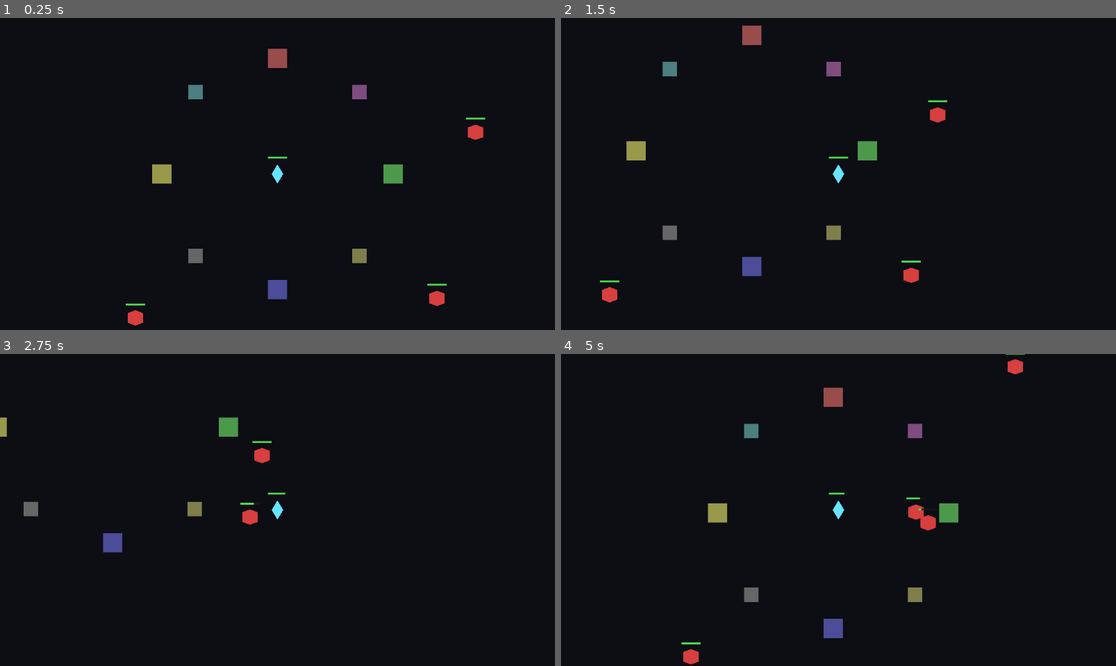
Above: before the commit, frames 1-4 (two rows, left to right).
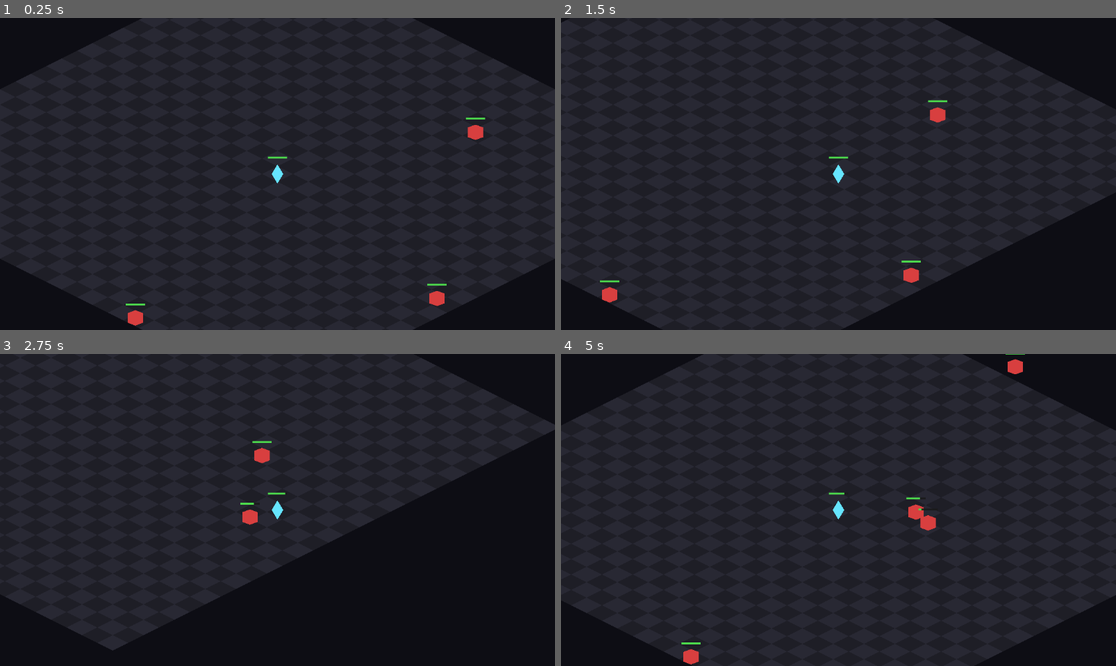
Above: after the commit, the same moments.

Repository: Rathe001/neurokore-requiem
Game: Godot game, scene res://scenes/world.tscn
Two runs of this game, one before a commit and one after it. Both use one fixed random seed, a clock stepped at 60 frames per second and the inputs below.
Inputs (mouse positions are in pixels of both pictures, inside the frame that each line leads up to):
- Up to frame 1 (0.25 s): no input
- Up to frame 2 (1.5 s): tap Enter at 0.5 s; move the mouse to (960, 158) at 0.52 s; hold D (move_right) 0.53-1.28 s; hold Right mouse button (attack_aoe) 0.53-1.28 s; click (960, 158) at 0.67 s; move the mouse to (727, 189) at 1.27 s; hold S (move_down) from 1.28 s (still down); click (727, 189) at 1.35 s
- Up to frame 3 (2.75 s): move the mouse to (333, 441) at 2.02 s; release S (move_down) at 2.03 s; hold D (move_right) from 2.03 s (still down); hold Right mouse button (attack_aoe) from 2.03 s (still down)
- Up to frame 4 (5 s): move the mouse to (810, 572) at 2.77 s; release D (move_right) at 2.78 s; release Right mouse button (attack_aoe) at 2.78 s; hold W (move_up) 2.78-3.53 s; click (810, 572) at 2.85 s; move the mouse to (1005, 556) at 3.52 s; hold Right mouse button (attack_aoe) 3.53-4.28 s; hold A (move_left) from 3.53 s (still down); move the mouse to (672, 463) at 4.27 s; click (672, 463) at 4.35 s

The runs differ from the first frame. In frame 1, 44% of the frame differs, in the area x 0-100%, y 0-100%; in frame 2, 41%; in frame 3, 31%; in frame 4, 44%.

Commit message:
Add isometric grid foundation with procedural ground
Introduces IsoGrid for grid<->world coordinate math and a GroundGrid
node that renders a diamond checkerboard as a stand-in for a real
TileMapLayer. Replaces the debug landmarks.

Co-Authored-By: Claude Opus 4.7 <noreply@anthropic.com>

Diff:
--- a/game/scenes/world.tscn
+++ b/game/scenes/world.tscn
@@ -1,56 +1,18 @@
-[gd_scene load_steps=6 format=3]
+[gd_scene load_steps=7 format=3]
 
 [ext_resource type="Script" path="res://scripts/player.gd" id="1_player_script"]
 [ext_resource type="PackedScene" path="res://scenes/health_bar.tscn" id="2_health_bar"]
 [ext_resource type="Script" path="res://scripts/enemy_spawner.gd" id="3_spawner_script"]
 [ext_resource type="PackedScene" path="res://scenes/enemy.tscn" id="4_enemy_scene"]
+[ext_resource type="Script" path="res://scripts/ground_grid.gd" id="5_ground_script"]
 
 [sub_resource type="CircleShape2D" id="CircleShape2D_player"]
 radius = 16.0
 
 [node name="World" type="Node2D"]
 
-[node name="Landmarks" type="Node2D" parent="."]
-
-[node name="LandmarkN" type="Polygon2D" parent="Landmarks"]
-position = Vector2(0, -240)
-color = Color(0.6, 0.3, 0.3, 1)
-polygon = PackedVector2Array(-20, -20, 20, -20, 20, 20, -20, 20)
-
-[node name="LandmarkE" type="Polygon2D" parent="Landmarks"]
-position = Vector2(240, 0)
-color = Color(0.3, 0.6, 0.3, 1)
-polygon = PackedVector2Array(-20, -20, 20, -20, 20, 20, -20, 20)
-
-[node name="LandmarkS" type="Polygon2D" parent="Landmarks"]
-position = Vector2(0, 240)
-color = Color(0.3, 0.3, 0.6, 1)
-polygon = PackedVector2Array(-20, -20, 20, -20, 20, 20, -20, 20)
-
-[node name="LandmarkW" type="Polygon2D" parent="Landmarks"]
-position = Vector2(-240, 0)
-color = Color(0.6, 0.6, 0.3, 1)
-polygon = PackedVector2Array(-20, -20, 20, -20, 20, 20, -20, 20)
-
-[node name="LandmarkNE" type="Polygon2D" parent="Landmarks"]
-position = Vector2(170, -170)
-color = Color(0.5, 0.3, 0.5, 1)
-polygon = PackedVector2Array(-15, -15, 15, -15, 15, 15, -15, 15)
-
-[node name="LandmarkNW" type="Polygon2D" parent="Landmarks"]
-position = Vector2(-170, -170)
-color = Color(0.3, 0.5, 0.5, 1)
-polygon = PackedVector2Array(-15, -15, 15, -15, 15, 15, -15, 15)
-
-[node name="LandmarkSE" type="Polygon2D" parent="Landmarks"]
-position = Vector2(170, 170)
-color = Color(0.5, 0.5, 0.3, 1)
-polygon = PackedVector2Array(-15, -15, 15, -15, 15, 15, -15, 15)
-
-[node name="LandmarkSW" type="Polygon2D" parent="Landmarks"]
-position = Vector2(-170, 170)
-color = Color(0.4, 0.4, 0.4, 1)
-polygon = PackedVector2Array(-15, -15, 15, -15, 15, 15, -15, 15)
+[node name="Ground" type="Node2D" parent="."]
+script = ExtResource("5_ground_script")
 
 [node name="EnemySpawner" type="Node2D" parent="."]
 script = ExtResource("3_spawner_script")
--- /dev/null
+++ b/game/scripts/ground_grid.gd
@@ -0,0 +1,28 @@
+extends Node2D
+class_name GroundGrid
+
+# Procedural iso ground built from flat diamond polygons. Stand-in for
+# a real TileMapLayer until we have Aseprite tiles to import.
+# Checkerboard tint makes tile boundaries visible for debugging motion.
+
+@export var radius: int = 14
+@export var tint_a: Color = Color(0.16, 0.16, 0.20, 1)
+@export var tint_b: Color = Color(0.12, 0.12, 0.15, 1)
+
+func _ready() -> void:
+	_build()
+
+func _build() -> void:
+	var diamond := PackedVector2Array([
+		Vector2(0, -IsoGrid.HALF_HEIGHT),
+		Vector2(IsoGrid.HALF_WIDTH, 0),
+		Vector2(0, IsoGrid.HALF_HEIGHT),
+		Vector2(-IsoGrid.HALF_WIDTH, 0),
+	])
+	for gx in range(-radius, radius + 1):
+		for gy in range(-radius, radius + 1):
+			var tile := Polygon2D.new()
+			tile.polygon = diamond
+			tile.position = IsoGrid.grid_to_world(Vector2i(gx, gy))
+			tile.color = tint_a if ((gx + gy) & 1) == 0 else tint_b
+			add_child(tile)
--- /dev/null
+++ b/game/scripts/iso_grid.gd
@@ -0,0 +1,27 @@
+class_name IsoGrid
+extends RefCounted
+
+# Coordinate conversion between grid space (integer tile coords) and
+# world space (pixels). Tiles are diamond-shaped with the standard 2:1
+# isometric ratio. Used for placement math and hit-testing.
+#
+# Grid axes:
+#   +X points down-right on screen
+#   +Y points down-left on screen
+# Origin (0,0) sits at world (0,0).
+
+const TILE_WIDTH := 64
+const TILE_HEIGHT := 32
+const HALF_WIDTH := TILE_WIDTH / 2.0
+const HALF_HEIGHT := TILE_HEIGHT / 2.0
+
+static func grid_to_world(grid: Vector2i) -> Vector2:
+	return Vector2(
+		(grid.x - grid.y) * HALF_WIDTH,
+		(grid.x + grid.y) * HALF_HEIGHT
+	)
+
+static func world_to_grid(world: Vector2) -> Vector2i:
+	var gx := (world.x / HALF_WIDTH + world.y / HALF_HEIGHT) * 0.5
+	var gy := (world.y / HALF_HEIGHT - world.x / HALF_WIDTH) * 0.5
+	return Vector2i(int(floor(gx)), int(floor(gy)))
